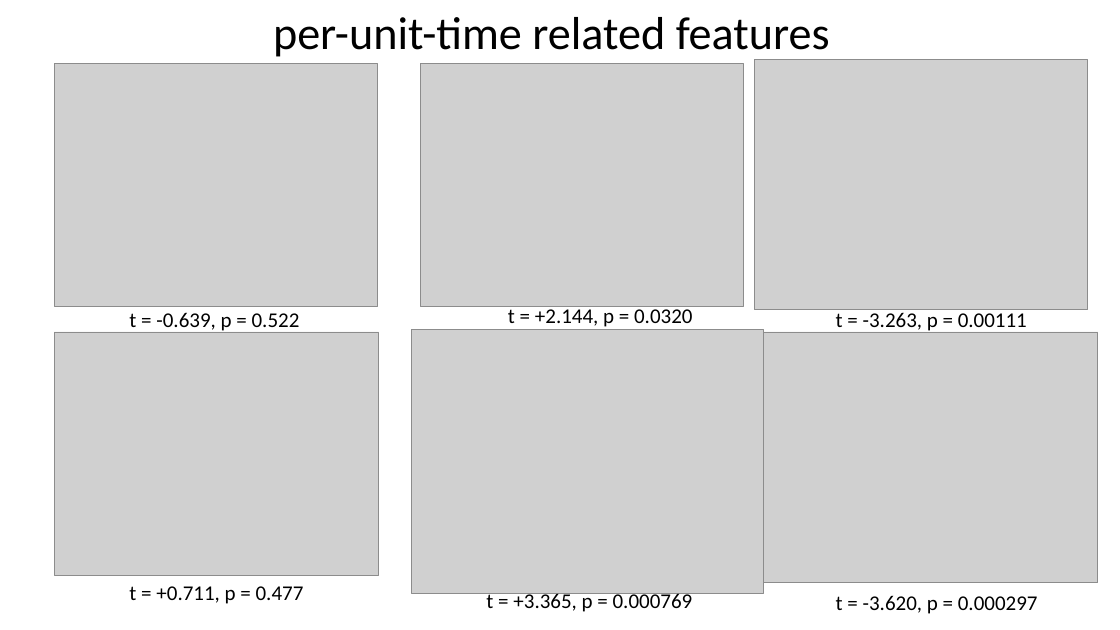
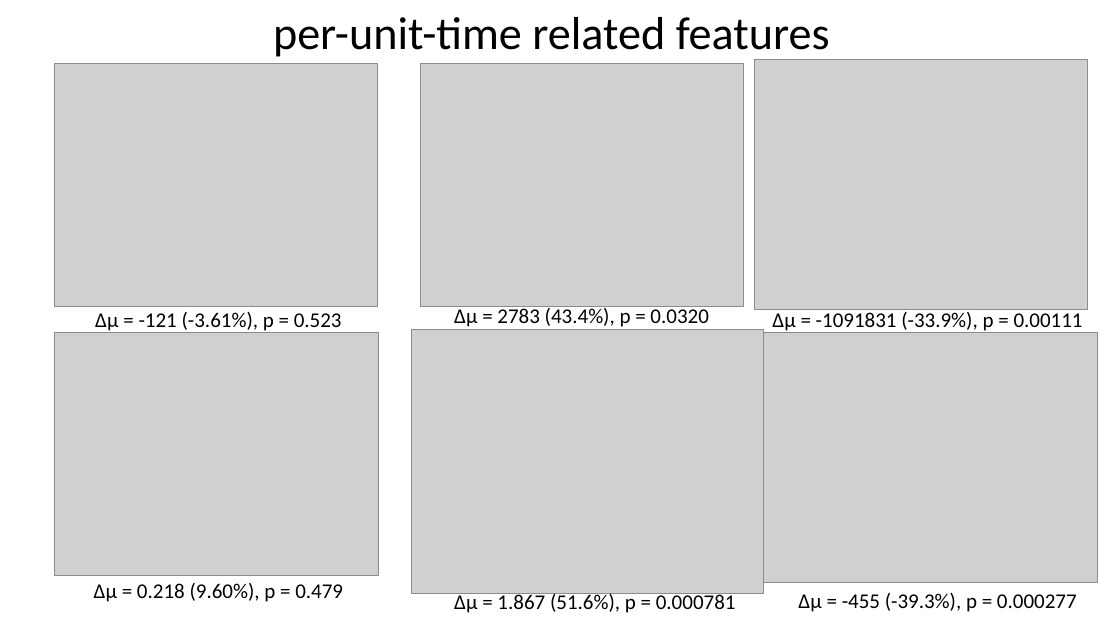
Before and after one commit to marianlonga/FakeNews, a slide deck: slide 8 of Fake News Progress Report.pptx (slide 5 before the commit). Drawn at 1120x630 pixels with LibreOffice and Linux fonts; fonts in the diff are those of the drawing; grey boxes stand for pictures. Boxes give left, top, right and bottom in pixels: in the first picture for what was removed or moved away, otherwise in the second. Text is boxed around its words. In the diff, an @@ line names an element or a change of style, - is before the commit and + after.

Commit message:
[ML] add files related to the new 'Fake News Progress Report' presentation

```diff
--- a/Fake News Progress Report.pptx
+++ b/Fake News Progress Report.pptx
@@ text at [95,312,342,333]: text changed @@
-t = -0.639, p = 0.522
+∆µ = -121 (-3.61%), p = 0.523
@@ text at [454,305,708,327]: text changed @@
-t = +2.144, p = 0.0320
+∆µ = 2783 (43.4%), p = 0.0320
@@ text at [772,309,1083,333]: text changed @@
-t = -3.263, p = 0.00111
+∆µ = -1091831 (-33.9%), p = 0.00111
@@ text at [94,583,343,602]: text changed @@
-t = +0.711, p = 0.477
+∆µ = 0.218 (9.60%), p = 0.479
@@ text at [454,592,736,613]: text changed @@
-t = +3.365, p = 0.000769
+∆µ = 1.867 (51.6%), p = 0.000781
@@ text at [798,593,1077,612]: text changed @@
-t = -3.620, p = 0.000297
+∆µ = -455 (-39.3%), p = 0.000277
```
Also in this commit, not shown: 8 other slides changed, 13 slides added, 3 slides removed, 4 other files.
